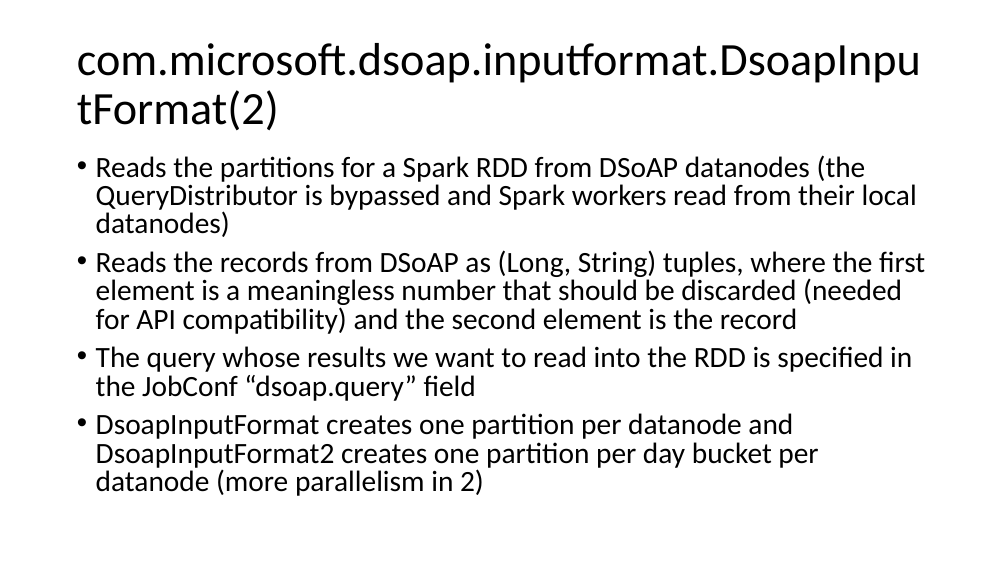
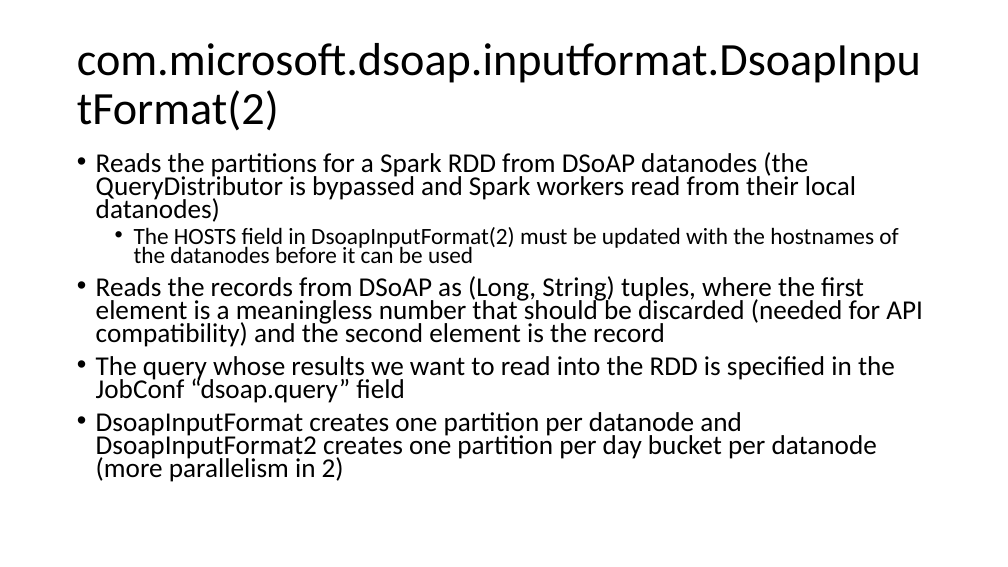
Before and after one commit to jjthomas/spark-deltas, a slide deck: slide 7 of presentations/code-review.pptx. Drawn at 1008x567 pixels with LibreOffice and Linux fonts; fonts in the diff are those of the drawing. Boxes give left, top, right and bottom in pixels: in the first picture for what was removed or moved away, otherwise in the second. Text is boxed around its words. In the diff, an @@ line names an element or a change of style, - is before the commit and + after.

Commit message:
Updated code review slides

```diff
--- a/presentations/code-review.pptx
+++ b/presentations/code-review.pptx
@@ text at (96,152,923,482): size 28 to 25.9 pt in "Reads the partitions for a Spark RDD ...", "Reads the records from DSoAP as (Long, ...", "The query whose results we want to ...", "DsoapInputFormat creates one partition per datanode and ..."; line spacing 0.8 to 0.7 @@
@@ text at (134,227,898,263): paragraph added @@
+  • The HOSTS field in DsoapInputFormat(2) must be updated with the hostnames of the datanodes before it can be used
```
